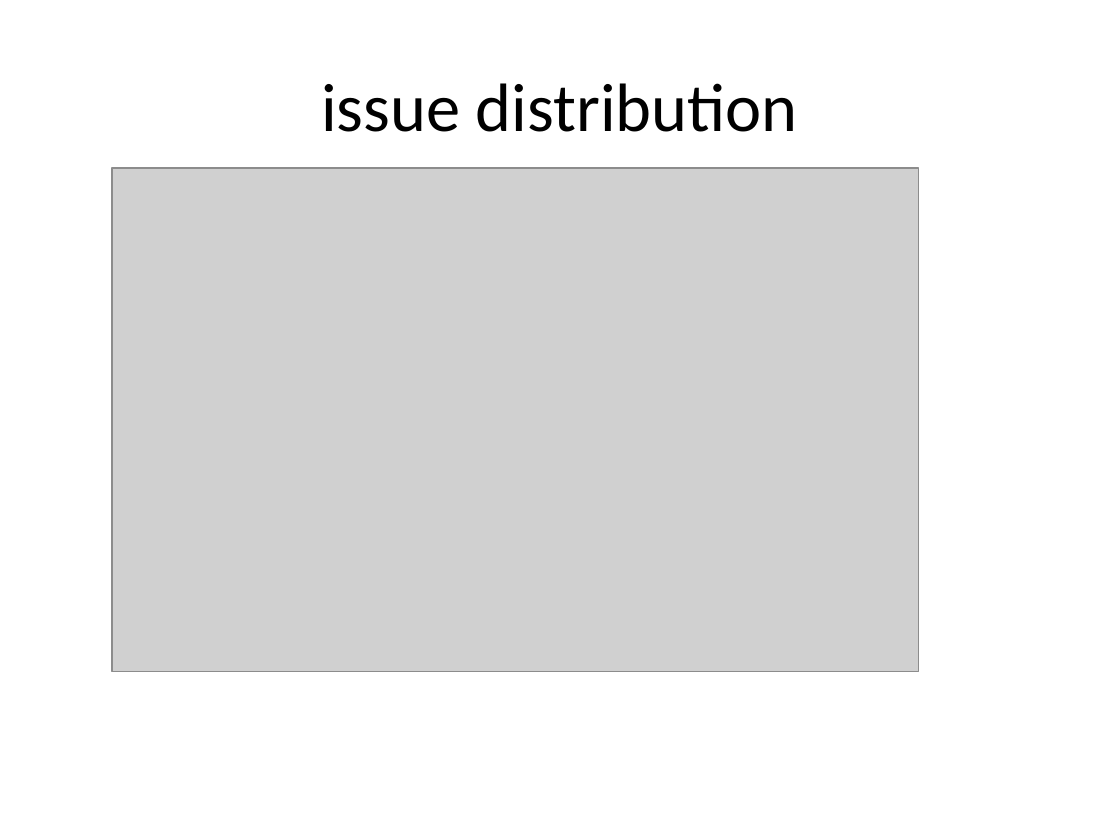
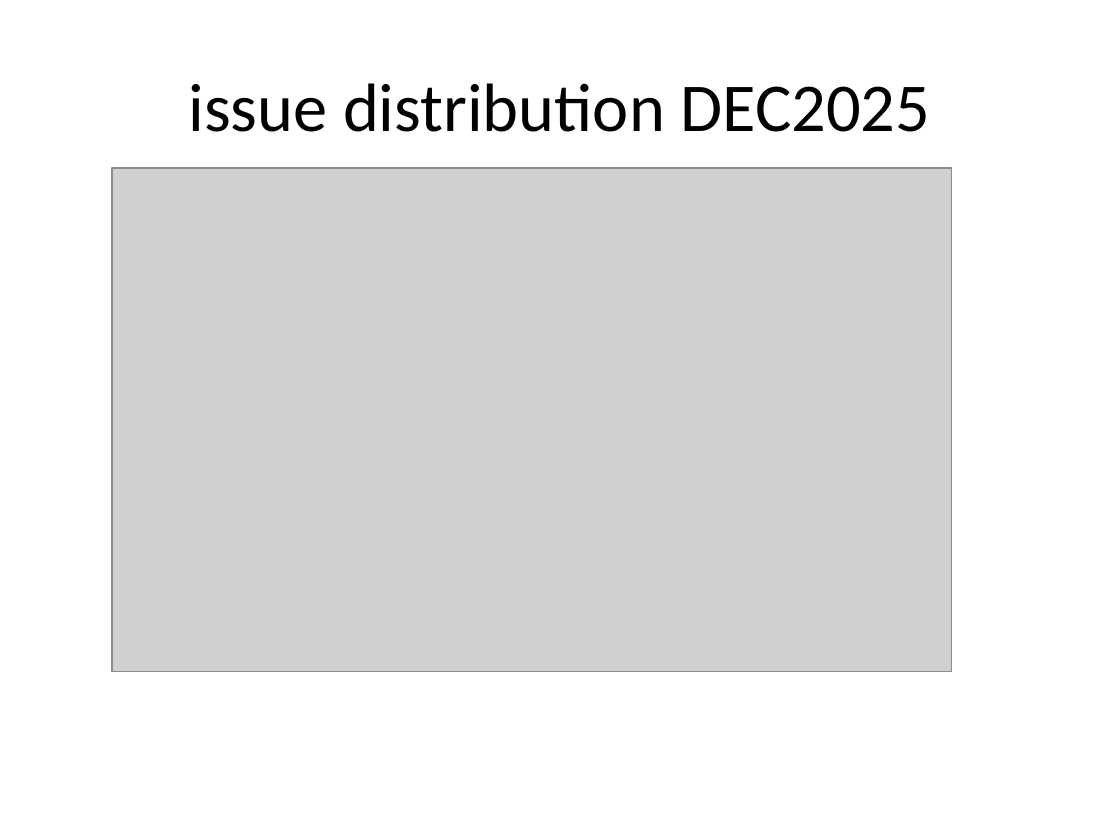
Before and after one commit to sanjaykoul/GenSight-Issue-Insight-Automator, a slide deck: slide 3 of reports/DEC2025/Monthly_Issue_Insights_DEC2025.pptx. Drawn at 1120x840 pixels with LibreOffice and Linux fonts; fonts in the diff are those of the drawing; grey boxes stand for pictures. Boxes give left, top, right and bottom in pixels: in the first picture for what was removed or moved away, otherwise in the second. Text is boxed around its words. In the diff, an @@ line names an element or a change of style, - is before the commit and + after.

```diff
--- a/reports/DEC2025/Monthly_Issue_Insights_DEC2025.pptx
+++ b/reports/DEC2025/Monthly_Issue_Insights_DEC2025.pptx
@@ title at bbox=[188, 83, 930, 132]: text changed @@
-issue distribution
+issue distribution DEC2025
@@ picture: place and size @@
-picture at bbox=[112, 168, 918, 672]
+picture at bbox=[112, 168, 952, 672]
```
Also in this commit, not shown: 2 other slides changed, 10 other files.
